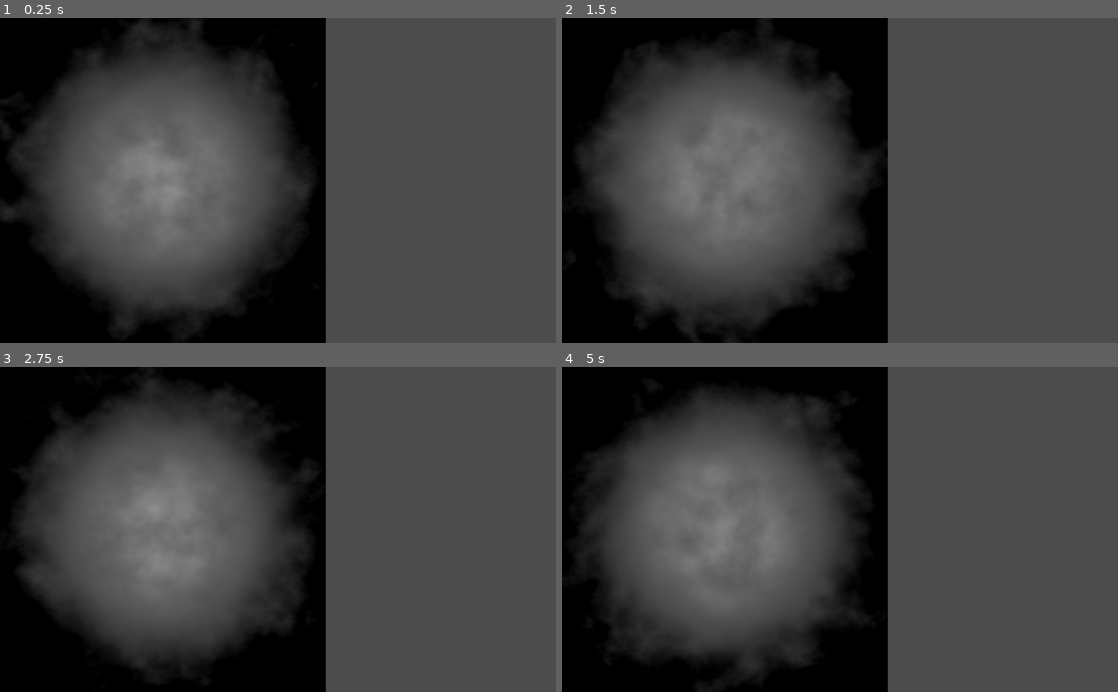
Above: before the commit, frames 1-4 (two rows, left to right).
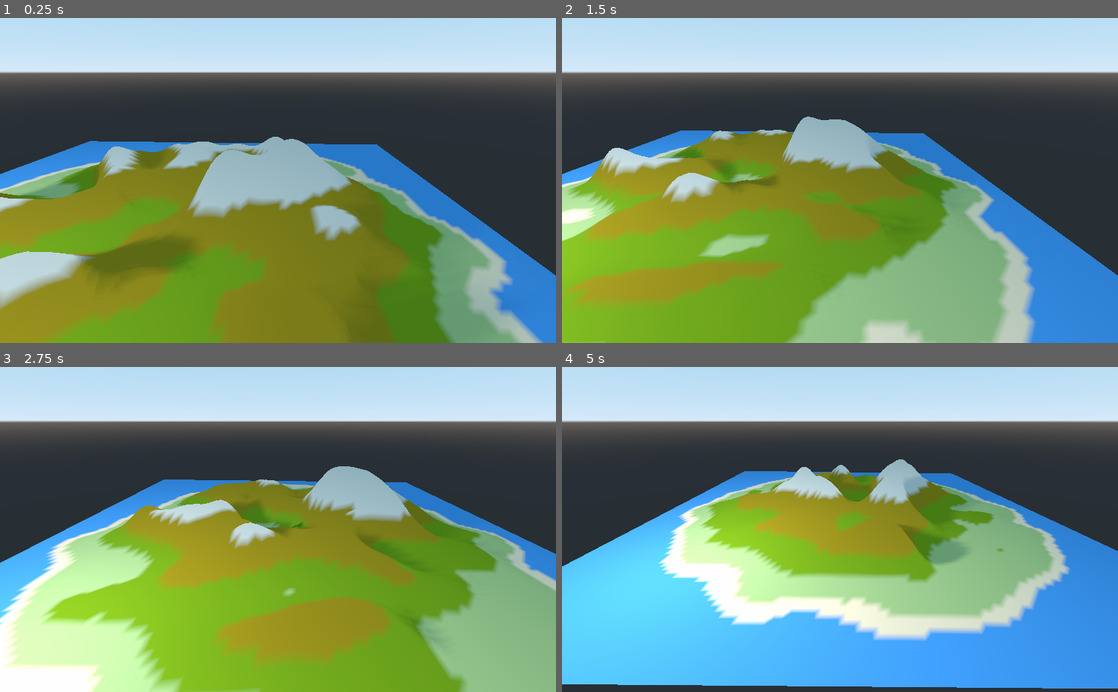
Above: after the commit, the same moments.

Repository: brennanwilkes/Tangaroa2
Game: Godot game, scene res://HeightMapTests.tscn
The game is run twice, just before and just after one commit, with the same random seed, the same clock (stepped at 60 frames per second) and the same inputs. Before the commit the project starts from res://demo2d.tscn. The engine's default icon, where the game draws it, is replaced by a stand-in: a white triangle on a blue panel in a dark square.
Inputs:
- Up to frame 1 (0.25 s): no input
- Up to frame 2 (1.5 s): hold S (camera_backward, bound only after the commit) 0.53-1.28 s; tap W (camera_forward, bound only after the commit) at 0.8, 1.35 s
- Up to frame 3 (2.75 s): tap A (camera_left, bound only after the commit) at 1.55 s; hold A (camera_left, bound only after the commit) from 2.03 s (still down); tap D (camera_right, bound only after the commit) at 2.3 s
- Up to frame 4 (5 s): release A (camera_left, bound only after the commit) at 2.78 s; tap D (camera_right, bound only after the commit) at 2.85 s; tap S (camera_backward, bound only after the commit) at 3.05 s; hold S (camera_backward, bound only after the commit) 3.53-4.28 s; tap W (camera_forward, bound only after the commit) at 3.8, 4.35 s; tap A (camera_left, bound only after the commit) at 4.55 s

The runs differ from the first frame. In frame 1, 93% of the frame differs, in the area x 0-100%, y 0-100%; in frame 2, 94%; in frame 3, 93%; in frame 4, 94%.

Commit message:
alpha0.1 - Added camera controls and proper colours

Diff:
--- /dev/null
+++ b/Camera.gd
@@ -0,0 +1,13 @@
+extends Camera
+onready var camera = get_node(".")
+export var speed = 0.1;
+
+func _process(delta):
+	if Input.is_action_pressed("camera_backward"):
+		camera.translation += Vector3(0.0,0.0,speed);
+	elif Input.is_action_pressed("camera_forward"):
+		camera.translation -= Vector3(0.0,0.0,speed);
+	if Input.is_action_pressed("camera_left"):
+		camera.translation -= Vector3(speed,0.0,0.0);
+	elif Input.is_action_pressed("camera_right"):
+		camera.translation += Vector3(speed,0.0,0.0);
--- a/HeightMapTests.tscn
+++ b/HeightMapTests.tscn
@@ -1,24 +1,29 @@
-[gd_scene load_steps=3 format=2]
+[gd_scene load_steps=4 format=2]
 
 [ext_resource path="res://noiseMesh-material.tres" type="Material" id=1]
+[ext_resource path="res://Camera.gd" type="Script" id=2]
 
 [sub_resource type="PlaneMesh" id=1]
 material = ExtResource( 1 )
-size = Vector2( 25, 25 )
-subdivide_width = 25
-subdivide_depth = 25
+size = Vector2( 50, 50 )
+subdivide_width = 100
+subdivide_depth = 100
 
 [node name="HeightMapTests" type="Spatial"]
 
 [node name="OmniLight" type="OmniLight" parent="."]
-transform = Transform( 1, 0, 0, 0, 1, 0, 0, 0, 1, -2.30479, 8.24381, 16.2824 )
-light_color = Color( 0.992157, 0.933333, 0.0235294, 1 )
+transform = Transform( 1, 0, 0, 0, 1, 0, 0, 0, 1, -22.5269, 11.9443, 22.1142 )
 light_energy = 2.37
 shadow_enabled = true
 shadow_bias = 2.41
-omni_range = 26.2923
+omni_range = 51.1088
 
 [node name="heightmap" type="CSGMesh" parent="."]
-transform = Transform( 0.999922, 0.0124889, -0.000425842, -0.0124888, 0.999922, 5.6684e-05, 0.000426517, -5.13612e-05, 1, -6.73782, 2.17688, 4.92705 )
+transform = Transform( 0.999922, 0.0124889, -0.000425842, -0.0124888, 0.999922, 5.6684e-05, 0.000426517, -5.13612e-05, 1, -6.72159, 2.15269, 4.92846 )
 mesh = SubResource( 1 )
 material = ExtResource( 1 )
+
+[node name="Camera" type="Camera" parent="."]
+transform = Transform( 1, 0, 0, 0, 0.906308, 0.422618, 0, -0.422618, 0.906308, 0.972098, 13.3251, 19.4019 )
+script = ExtResource( 2 )
+speed = 0.2
--- a/noiseMesh-material.tres
+++ b/noiseMesh-material.tres
@@ -4,11 +4,11 @@
 
 [resource]
 shader = ExtResource( 1 )
-shader_param/seed = 9
-shader_param/offset = Vector3( 0, 0, 18.175 )
-shader_param/speed = 2.0
-shader_param/scale = 25.0
+shader_param/seed = 5
+shader_param/offset = Vector3( 0, 0, 0 )
+shader_param/speed = 0.5
+shader_param/scale = 28.0
 shader_param/octaves = 8
 shader_param/persistence = 2.0
-shader_param/lacunarity = 0.75
+shader_param/lacunarity = 0.764
 shader_param/raise_exp = 2.25
--- a/noiseMesh.shader
+++ b/noiseMesh.shader
@@ -147,21 +147,47 @@
 	base_noise *= distance_percent(xx,yy);
 	base_noise = pow(max(base_noise,0.1)-0.1,raise_exp)*raise_exp;
 
+	base_noise *= 2.0;
+
 	return base_noise;
 }
 
-void vertex() {
-    float base_noise = islandHeight(vec3(UV, TIME));
+float shallows(float h){
+	return float(h < 0.05);
+}
+float beach(float h){
+	return float(h >= 0.05 && h < 0.15);
+}
+float grass1(float h){
+	return float(h >= 0.15 && h < 0.6);
+}
+float grass2(float h){
+	return float(h >= 0.6 && h < 1.6);
+}
+float grass3(float h){
+	return float(h >= 1.6 && h < 3.4);
+}
+float rock1(float h){
+	return float(h >= 3.4);
+}
 
 
-	COLOR.rb = vec2(0.0);
-	COLOR.g = max(0.25,base_noise/2.0);
-	if(base_noise < 0.01){
-		COLOR.rg = vec2(0.0);
-		COLOR.b = 0.15;
-	}
-	//COLOR.rgb = vec3(base_noise);
-	VERTEX.y = base_noise;
+float calc_r(float h){
+	return shallows(h)*0.047 + beach(h)*0.816 + grass1(h)*0.345 + grass2(h)*0.153 + grass3(h)*0.298 + rock1(h)*0.584;
+}
+float calc_g(float h){
+	return shallows(h)*0.286 + beach(h)*0.671 + grass1(h)*0.494 + grass2(h)*0.298 + grass3(h)*0.212 + rock1(h)*0.586;
+}
+float calc_b(float h){
+	return shallows(h)*0.695 + beach(h)*0.463 + grass1(h)*0.192 + grass2(h)*0.0 + grass3(h)*0.0 + rock1(h)*0.533;
+}
+
+void vertex() {
+    float height = islandHeight(vec3(UV, TIME));
+
+	COLOR.rgb = vec3(calc_r(height),calc_g(height),calc_b(height));
+
+	VERTEX.y = height;
 
 	vec2 e = vec2(0.01, 0.0);
 	vec3 normal = normalize(vec3(islandHeight(vec3(VERTEX.xz - e,TIME)) - islandHeight(vec3(VERTEX.xz + e,TIME)), 2.0 * e.x, islandHeight(vec3(VERTEX.xz - e.yx,TIME)) - islandHeight(vec3(VERTEX.xz + e.yx,TIME))));
--- a/project.godot
+++ b/project.godot
@@ -16,8 +16,35 @@
 [application]
 
 config/name="Tangaroa2"
-run/main_scene="res://demo2d.tscn"
+run/main_scene="res://HeightMapTests.tscn"
 config/icon="res://icon.png"
+
+[input]
+
+camera_left={
+"deadzone": 0.5,
+"events": [ Object(InputEventKey,"resource_local_to_scene":false,"resource_name":"","device":0,"alt":false,"shift":false,"control":false,"meta":false,"command":false,"pressed":false,"scancode":65,"unicode":0,"echo":false,"script":null)
+, Object(InputEventKey,"resource_local_to_scene":false,"resource_name":"","device":0,"alt":false,"shift":false,"control":false,"meta":false,"command":false,"pressed":false,"scancode":16777231,"unicode":0,"echo":false,"script":null)
+ ]
+}
+camera_right={
+"deadzone": 0.5,
+"events": [ Object(InputEventKey,"resource_local_to_scene":false,"resource_name":"","device":0,"alt":false,"shift":false,"control":false,"meta":false,"command":false,"pressed":false,"scancode":68,"unicode":0,"echo":false,"script":null)
+, Object(InputEventKey,"resource_local_to_scene":false,"resource_name":"","device":0,"alt":false,"shift":false,"control":false,"meta":false,"command":false,"pressed":false,"scancode":16777233,"unicode":0,"echo":false,"script":null)
+ ]
+}
+camera_forward={
+"deadzone": 0.5,
+"events": [ Object(InputEventKey,"resource_local_to_scene":false,"resource_name":"","device":0,"alt":false,"shift":false,"control":false,"meta":false,"command":false,"pressed":false,"scancode":87,"unicode":0,"echo":false,"script":null)
+, Object(InputEventKey,"resource_local_to_scene":false,"resource_name":"","device":0,"alt":false,"shift":false,"control":false,"meta":false,"command":false,"pressed":false,"scancode":16777232,"unicode":0,"echo":false,"script":null)
+ ]
+}
+camera_backward={
+"deadzone": 0.5,
+"events": [ Object(InputEventKey,"resource_local_to_scene":false,"resource_name":"","device":0,"alt":false,"shift":false,"control":false,"meta":false,"command":false,"pressed":false,"scancode":83,"unicode":0,"echo":false,"script":null)
+, Object(InputEventKey,"resource_local_to_scene":false,"resource_name":"","device":0,"alt":false,"shift":false,"control":false,"meta":false,"command":false,"pressed":false,"scancode":16777234,"unicode":0,"echo":false,"script":null)
+ ]
+}
 
 [rendering]
 
Not shown, added: export_presets.cfg
